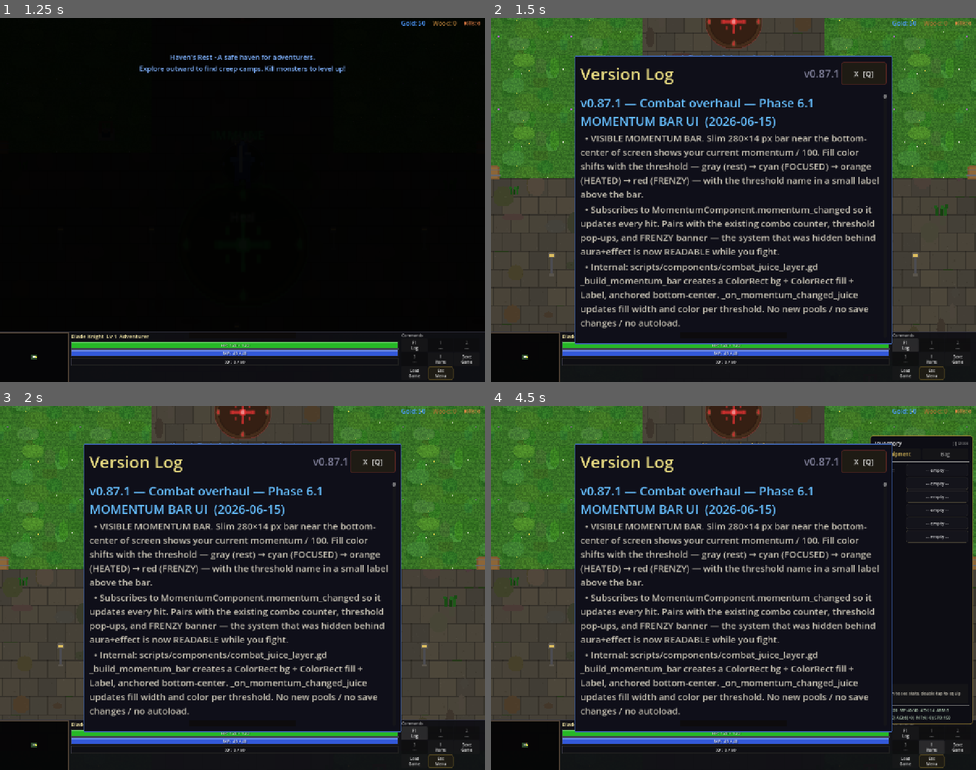
Above: before the commit, frames 1-4 (two rows, left to right).
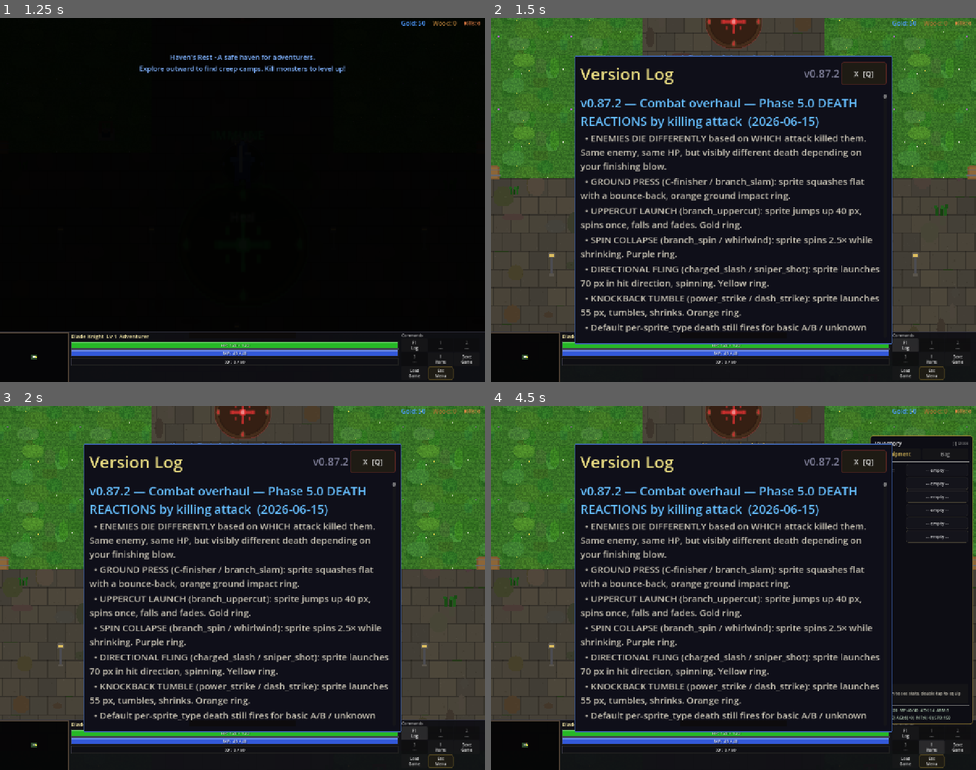
Above: after the commit, the same moments.

Repository: slxny/legends-open-rpg
Game: Godot game, scene res://scenes/main.tscn
Same seed, same stepped clock (60 frames per second), same inputs: the game is played once before the commit and once after it.
Inputs (mouse positions are in pixels of both pictures, inside the frame that each line leads up to):
- Up to frame 1 (1.25 s): tap Enter at 0.5 s; move the mouse to (218, 272) at 0.52 s; hold W (move_up) from 0.53 s (still down); hold Space (attack) from 0.53 s (still down); click (218, 272) at 0.67 s
- Up to frame 2 (1.5 s): release W (move_up) at 1.25 s; release Space (attack) at 1.25 s; click "F1 Log" at 1.25 s
- Up to frame 3 (2 s): no input
- Up to frame 4 (4.5 s): click "1 ---" at 2 s; click "2 ---" at 2.75 s; click "3 ---" at 3.5 s; click "I Items" at 4.25 s

Frame 1 is identical in both runs. In frame 2, 11% of the frame differs, in the area x 18-81%, y 14-87%; in frame 3, 11%; in frame 4, 11%.

Commit message:
v0.87.2: Combat overhaul — Phase 5.0 DEATH REACTIONS by killing attack
Enemies die DIFFERENTLY based on which attack killed them. Same enemy,
same HP, but visibly different death from your finishing blow.

  GROUND PRESS    (swing_c, branch_slam)
    sprite squashes flat with bounce-back, orange impact ring
  UPPERCUT LAUNCH (branch_uppercut)
    sprite jumps up 40px, spins once, falls + fades; gold ring
  SPIN COLLAPSE   (branch_spin, whirlwind)
    sprite spins 2.5x while shrinking; purple ring
  DIRECTIONAL FLING (charged_slash, sniper_shot)
    sprite launches 70px in hit dir, spinning; yellow ring
  KNOCKBACK TUMBLE (power_strike, dash_strike)
    sprite launches 55px, tumbles, shrinks; orange ring

Default per-sprite_type death still fires for basic A/B / unknown
attacks. Rats keep their existing variants. Mini-bosses keep _die_boss.

- enemy.gd:
  _killing_attack_id + _killing_hit_direction stored in
  _on_hit_resolved_for_reaction when result.was_lethal.
  _try_play_killing_attack_death() called from _play_death_animation
  before per-sprite_type match. Returns true if a variant fired,
  false to fall through.
  Each variant tweens position/scale/rotation/modulate differently +
  spawns _spawn_dramatic_death_ring with a distinct color.

Headless: smoke all PASS, parse clean.

Co-Authored-By: Claude Opus 4.7 (1M context) <noreply@anthropic.com>

Diff:
--- a/scenes/enemies/enemy.gd
+++ b/scenes/enemies/enemy.gd
@@ -114,6 +114,10 @@
 # variety without authoring new enemy types. Mini-bosses never become
 # additional elites (they're already special).
 const ELITE_CHANCE: float = 0.085  # ~8.5% of regular enemies become elite
+# Phase 5.0 — killing attack id, set by hit_resolved before the death
+# animation runs. Drives death-by-attack-type variants.
+var _killing_attack_id: StringName = &""
+var _killing_hit_direction: Vector2 = Vector2.ZERO
 var _elite_modifier: StringName = &""   # "" / haste / armored / exploder / berserker / healer / shocking
 var _elite_aura: Sprite2D = null
 var _elite_aura_tween: Tween = null
@@ -1052,6 +1056,12 @@
 	if sprite_type != "rat" and randf() < mega_chance:
 		_die_universal_mega_explode()
 		return
+	# Phase 5.0 — death-by-killing-attack variants. Reads
+	# _killing_attack_id set by _on_hit_resolved_for_reaction. Skipped
+	# for rats (their own pattern is louder anyway) and for unknown ids
+	# (falls through to per-sprite_type match).
+	if sprite_type != "rat" and _try_play_killing_attack_death():
+		return
 	match sprite_type:
 		"skeleton":
 			_die_crumble()
@@ -3381,6 +3391,136 @@
 			return 0  # LIGHT
 
 
+# Phase 5.0 — death reactions per killing-attack-type.
+# Returns true if a custom death variant fired; false to fall through to
+# the standard per-sprite_type death.
+func _try_play_killing_attack_death() -> bool:
+	match _killing_attack_id:
+		&"swing_c", &"branch_slam":
+			_die_ground_press()
+			return true
+		&"branch_uppercut":
+			_die_uppercut_launch()
+			return true
+		&"branch_spin", &"whirlwind":
+			_die_spin_collapse()
+			return true
+		&"charged_slash", &"sniper_shot":
+			_die_directional_fling()
+			return true
+		&"power_strike", &"dash_strike":
+			_die_knockback_tumble()
+			return true
+	return false
+
+
+# Ground press: sprite squashes flat with a small bounce-back and an
+# extra dust/ring at the impact point.
+func _die_ground_press() -> void:
+	_spawn_blood_splatter()
+	if is_instance_valid(sprite):
+		var t := sprite.create_tween()
+		t.tween_property(sprite, "scale", Vector2(_base_scale.x * 1.5, _base_scale.y * 0.10), 0.09).set_trans(Tween.TRANS_QUAD).set_ease(Tween.EASE_OUT)
+		t.tween_property(sprite, "scale", Vector2(_base_scale.x * 1.3, _base_scale.y * 0.18), 0.10)
+		t.tween_property(sprite, "modulate:a", 0.0, 0.25)
+		t.tween_callback(queue_free)
+	# Ground impact ring.
+	_spawn_dramatic_death_ring(Color(1.5, 0.7, 0.15, 0.9), 5.0, 0.32)
+
+
+# Uppercut launch: sprite jumps up, spins once, then falls.
+func _die_uppercut_launch() -> void:
+	_spawn_blood_splatter()
+	if is_instance_valid(sprite):
+		var base_pos := sprite.position
+		var t := sprite.create_tween()
+		t.set_parallel(true)
+		t.tween_property(sprite, "position:y", base_pos.y - 40.0, 0.18).set_trans(Tween.TRANS_QUAD).set_ease(Tween.EASE_OUT)
+		t.tween_property(sprite, "rotation", TAU, 0.30)
+		t.set_parallel(false)
+		t.tween_property(sprite, "position:y", base_pos.y + 8.0, 0.18).set_trans(Tween.TRANS_QUAD).set_ease(Tween.EASE_IN)
+		t.tween_property(sprite, "modulate:a", 0.0, 0.15)
+		t.tween_callback(queue_free)
+	_spawn_dramatic_death_ring(Color(1.3, 0.85, 0.4, 0.85), 4.2, 0.28)
+
+
+# Spin collapse: sprite spins multiple times while shrinking.
+func _die_spin_collapse() -> void:
+	_spawn_blood_splatter()
+	if is_instance_valid(sprite):
+		var t := sprite.create_tween()
+		t.set_parallel(true)
+		t.tween_property(sprite, "rotation", TAU * 2.5, 0.40)
+		t.tween_property(sprite, "scale", _base_scale * 0.15, 0.40).set_trans(Tween.TRANS_QUAD).set_ease(Tween.EASE_IN)
+		t.tween_property(sprite, "modulate:a", 0.0, 0.40)
+		t.set_parallel(false)
+		t.tween_callback(queue_free)
+	_spawn_dramatic_death_ring(Color(0.85, 0.5, 1.3, 0.85), 4.5, 0.30)
+
+
+# Directional fling: sprite launches away from attacker, spinning.
+func _die_directional_fling() -> void:
+	_spawn_blood_splatter()
+	if is_instance_valid(sprite):
+		var fling_dir: Vector2 = _killing_hit_direction
+		if fling_dir.length() < 0.01:
+			fling_dir = Vector2.RIGHT
+		var base_pos := sprite.position
+		var dest: Vector2 = base_pos + fling_dir.normalized() * 70.0 + Vector2(0, -10)
+		var t := sprite.create_tween()
+		t.set_parallel(true)
+		t.tween_property(sprite, "position", dest, 0.35).set_trans(Tween.TRANS_QUAD).set_ease(Tween.EASE_OUT)
+		t.tween_property(sprite, "rotation", TAU * 1.5 * sign(fling_dir.x + 0.01), 0.35)
+		t.tween_property(sprite, "scale", _base_scale * 0.25, 0.35).set_trans(Tween.TRANS_QUAD).set_ease(Tween.EASE_IN)
+		t.tween_property(sprite, "modulate:a", 0.0, 0.40)
+		t.set_parallel(false)
+		t.tween_callback(queue_free)
+	_spawn_dramatic_death_ring(Color(1.5, 1.3, 0.3, 0.85), 4.0, 0.28)
+
+
+# Knockback tumble: launch away + tumble + shrink.
+func _die_knockback_tumble() -> void:
+	_spawn_blood_splatter()
+	if is_instance_valid(sprite):
+		var fling_dir: Vector2 = _killing_hit_direction
+		if fling_dir.length() < 0.01:
+			fling_dir = Vector2.RIGHT
+		var base_pos := sprite.position
+		var dest: Vector2 = base_pos + fling_dir.normalized() * 55.0 + Vector2(0, -4)
+		var t := sprite.create_tween()
+		t.set_parallel(true)
+		t.tween_property(sprite, "position", dest, 0.30).set_trans(Tween.TRANS_QUAD).set_ease(Tween.EASE_OUT)
+		t.tween_property(sprite, "rotation", TAU * 0.8 * sign(fling_dir.x + 0.01), 0.30)
+		t.tween_property(sprite, "scale", _base_scale * Vector2(1.4, 0.55), 0.10)
+		t.set_parallel(false)
+		t.tween_property(sprite, "scale", _base_scale * 0.2, 0.20)
+		t.tween_property(sprite, "modulate:a", 0.0, 0.25)
+		t.tween_callback(queue_free)
+	_spawn_dramatic_death_ring(Color(1.4, 0.5, 0.15, 0.85), 4.2, 0.30)
+
+
+func _spawn_dramatic_death_ring(color: Color, final_scale: float, duration: float) -> void:
+	var tex = SpriteGenerator.get_texture("ring_flash")
+	if tex == null:
+		tex = SpriteGenerator.get_texture("crystal_white")
+	if tex == null:
+		return
+	var ring := Sprite2D.new()
+	ring.texture = tex
+	ring.texture_filter = CanvasItem.TEXTURE_FILTER_NEAREST
+	ring.global_position = global_position
+	ring.modulate = color
+	ring.scale = Vector2(0.5, 0.5)
+	ring.z_index = -1
+	_get_world_node().add_child(ring)
+	var t := ring.create_tween()
+	t.set_parallel(true)
+	t.tween_property(ring, "scale", Vector2(final_scale, final_scale), duration).set_trans(Tween.TRANS_QUAD).set_ease(Tween.EASE_OUT)
+	t.tween_property(ring, "modulate:a", 0.0, duration * 1.1).set_trans(Tween.TRANS_QUAD).set_ease(Tween.EASE_IN)
+	t.set_parallel(false)
+	t.tween_callback(ring.queue_free)
+
+
 # Universal mega-explode: smaller scale of the rat MEGA but applies to
 # ANY enemy. Triggered with low-but-real chance from _play_death_animation.
 # Cranks the existing blood splatter + rat-gib texture into a big fan +
@@ -4151,6 +4291,10 @@
 	if _hit_reaction == null or not is_instance_valid(_hit_reaction):
 		return
 	var dir: Vector2 = event.direction
+	# Phase 5.0 — store killing attack info for death animation routing.
+	if bool(result.was_lethal):
+		_killing_attack_id = StringName(event.attack_id)
+		_killing_hit_direction = dir
 	# force = 0 → component skips emitting knockback_requested (still
 	# disconnected this stage anyway). Visual flinch + flash still runs.
 	# Note (1B.6d): victim freeze is now dispatched by CombatManager from
--- a/scenes/ui/changelog_dialog.gd
+++ b/scenes/ui/changelog_dialog.gd
@@ -9,9 +9,24 @@
 var _is_visible: bool = false
 var _is_mobile: bool = false
 
-const GAME_VERSION := "v0.87.1"
+const GAME_VERSION := "v0.87.2"
 
 const CHANGELOG: Array[Dictionary] = [
+	{
+		"version": "v0.87.2",
+		"title": "Combat overhaul — Phase 5.0 DEATH REACTIONS by killing attack",
+		"date": "2026-06-15",
+		"entries": [
+			"ENEMIES DIE DIFFERENTLY based on WHICH attack killed them. Same enemy, same HP, but visibly different death depending on your finishing blow.",
+			"GROUND PRESS (C-finisher / branch_slam): sprite squashes flat with a bounce-back, orange ground impact ring.",
+			"UPPERCUT LAUNCH (branch_uppercut): sprite jumps up 40 px, spins once, falls and fades. Gold ring.",
+			"SPIN COLLAPSE (branch_spin / whirlwind): sprite spins 2.5× while shrinking. Purple ring.",
+			"DIRECTIONAL FLING (charged_slash / sniper_shot): sprite launches 70 px in hit direction, spinning. Yellow ring.",
+			"KNOCKBACK TUMBLE (power_strike / dash_strike): sprite launches 55 px, tumbles, shrinks. Orange ring.",
+			"Default per-sprite_type death still fires for basic A/B / unknown attacks. Rats keep their existing variants (already wild enough). Mini-bosses keep _die_boss.",
+			"Internal: enemy.gd _killing_attack_id + _killing_hit_direction stored in _on_hit_resolved_for_reaction when result.was_lethal. _try_play_killing_attack_death called from _play_death_animation before per-sprite_type match. Each variant tweens scale/rotation/position differently and spawns _spawn_dramatic_death_ring of distinct color.",
+		]
+	},
 	{
 		"version": "v0.87.1",
 		"title": "Combat overhaul — Phase 6.1 MOMENTUM BAR UI",
